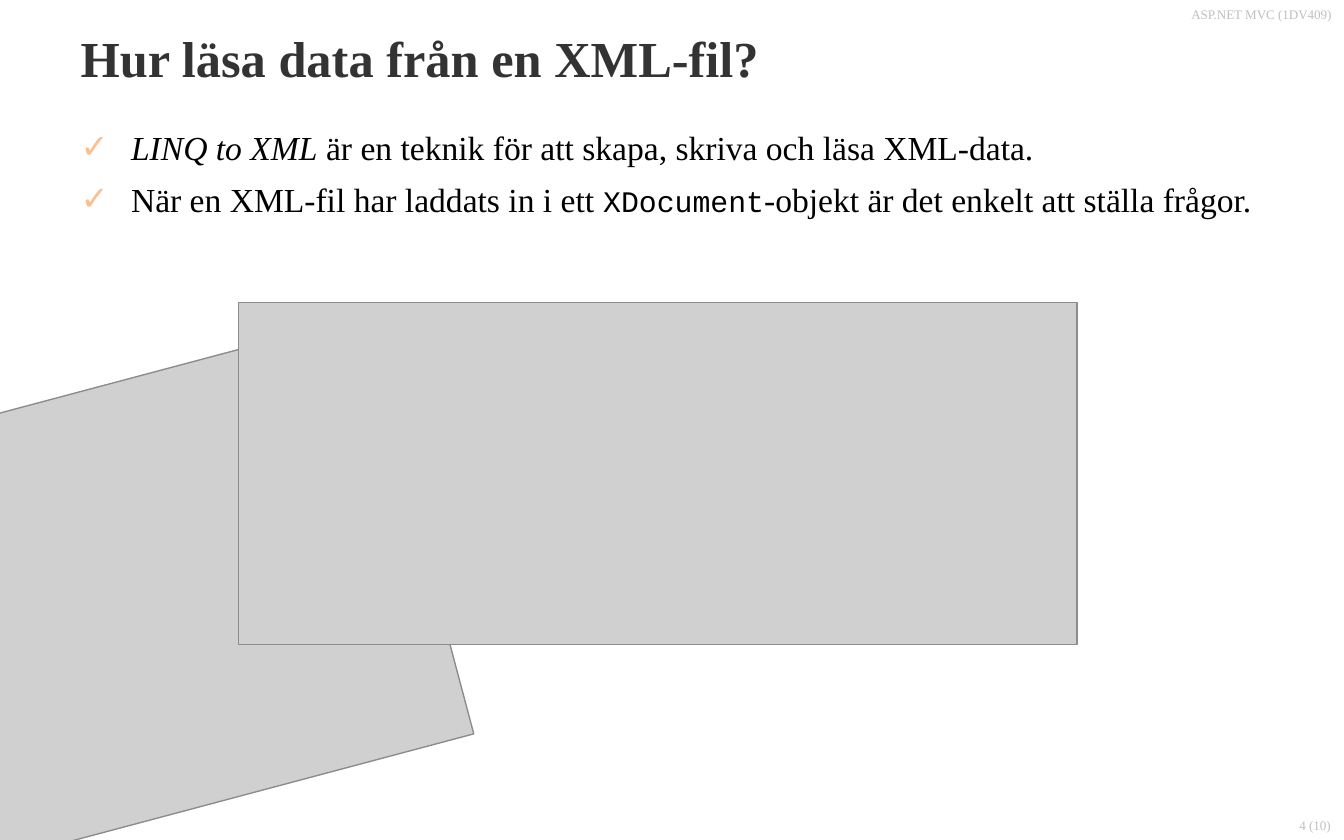
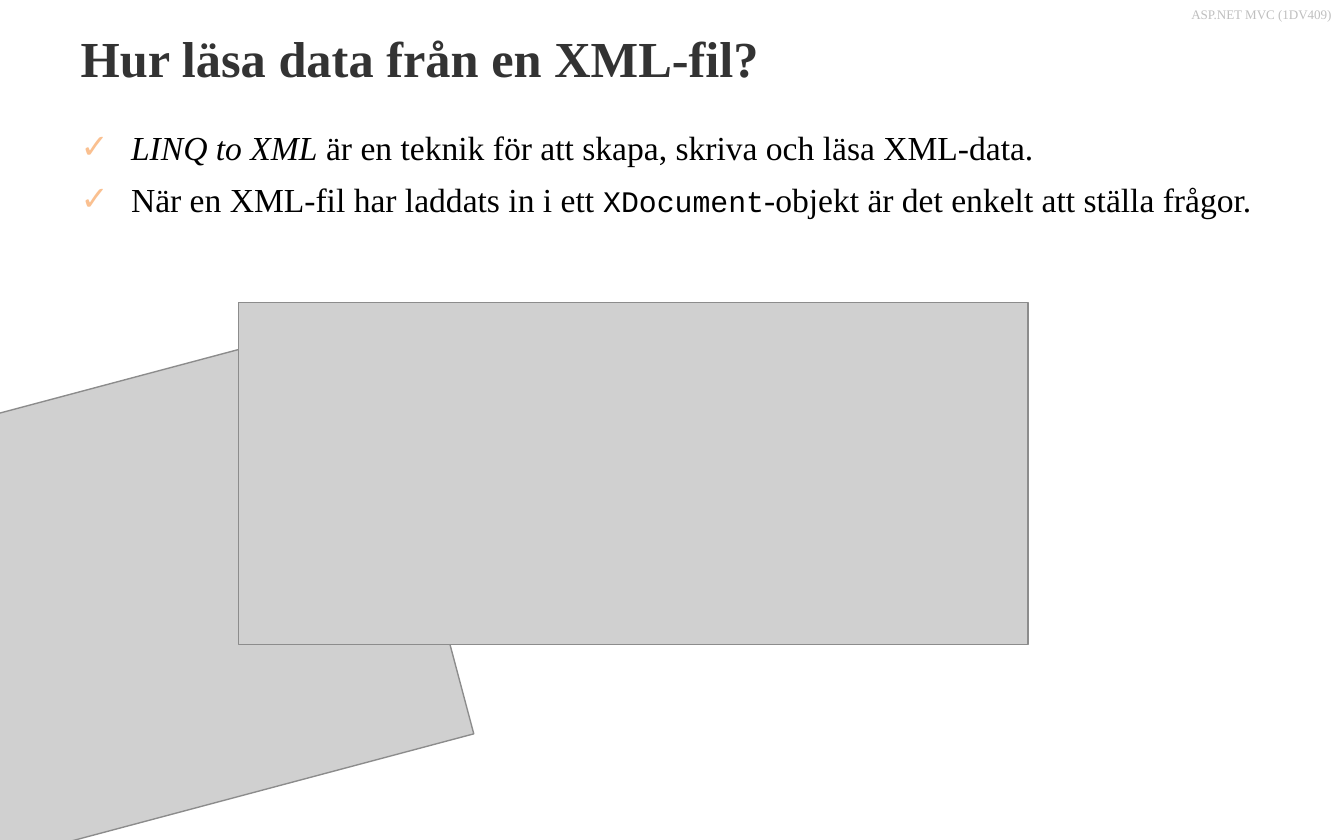
Before and after one commit to 1dv409/kursmaterial, a slide deck: slide 4 of Presentationsmaterial/Dokument/1.4 Persistens med repository pattern.pptx. Drawn at 1344x840 pixels with LibreOffice and Linux fonts; fonts in the diff are those of the drawing; grey boxes stand for pictures; background and template pictures are left out. Boxes give left, top, right and bottom in pixels: in the first picture for what was removed or moved away, otherwise in the second. Text is boxed around its words. In the diff, an @@ line names an element or a change of style, - is before the commit and + after.

```diff
--- a/Presentationsmaterial/Dokument/1.4 Persistens med repository pattern.pptx
+++ b/Presentationsmaterial/Dokument/1.4 Persistens med repository pattern.pptx
@@ picture: place and size @@
-picture at bbox=[238, 302, 1077, 644]
+picture at bbox=[238, 302, 1027, 644]
@@ page number removed at bbox=[1299, 822, 1331, 832] @@
-4 (10)
```
Also in this commit, not shown: 9 other slides changed, 5 other files.
